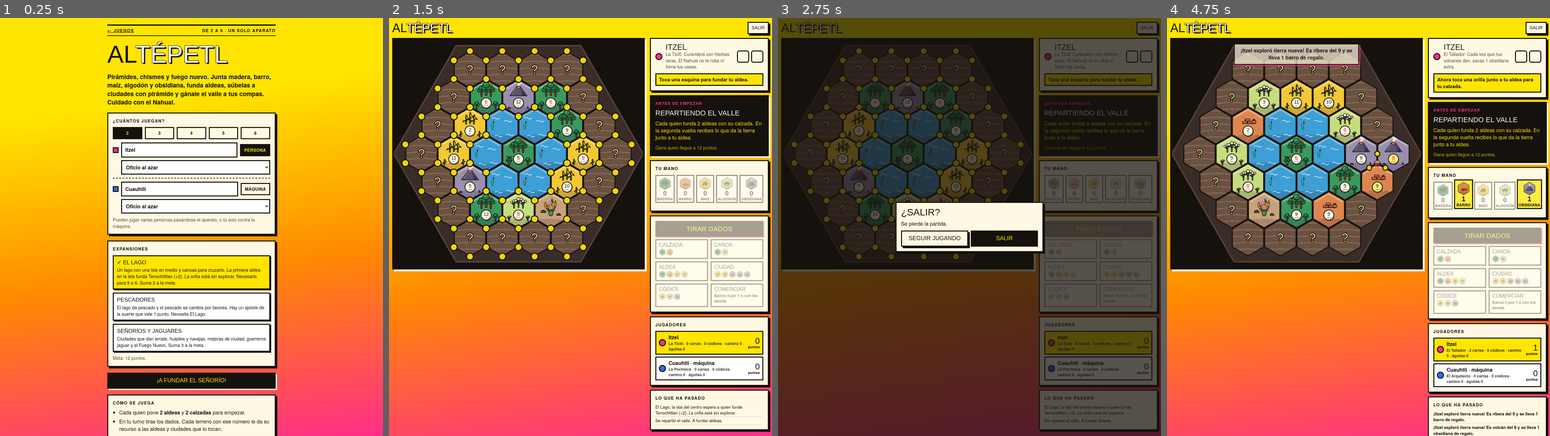
Above: before the commit, frames 1-4 (left to right).
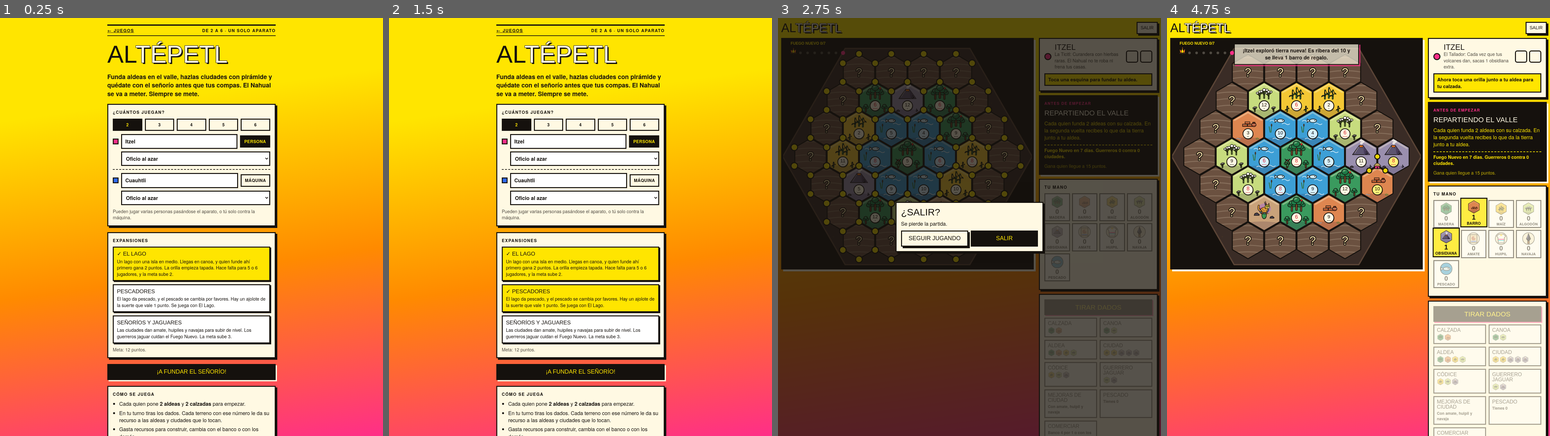
Above: after the commit, the same moments.

Repository: sbaidon/juegos
Game: browser game, page altepetl/index.html
Same seed, same stepped clock (60 frames per second), same inputs: the game is played once before the commit and once after it.
Inputs (mouse positions are in pixels of both pictures, inside the frame that each line leads up to; where the layout moved, square brackets give the same spot in the first picture):
- Up to frame 1 (0.25 s): no input
- Up to frame 2 (1.5 s): click (580, 390) [580, 373] at 0.27 s; click (580, 435) [519, 176] at 1.07 s; click (580, 298) at 1.27 s, where only the run after the commit has a clickable "PESCADORES El lago da pescado…"
- Up to frame 3 (2.75 s): click (935, 314) [858, 130] at 1.67 s; click (969, 373) at 1.87 s, where only the run after the commit has a clickable "¡A FUNDAR EL SEÑORÍO!"; click (958, 118) at 2.27 s; click "SALIR" at 2.47 s
- Up to frame 4 (4.75 s): click (1335, 197) at 2.87 s; click "SEGUIR JUGANDO" at 3.07 s; click (1235, 210) at 3.47 s; click "SALIR" at 3.67 s; click (1297, 105) at 4.07 s; click "SALIR" at 4.27 s; click "¡A FUNDAR EL SEÑORÍO!" at 4.52 s; click (1369, 164) at 4.67 s

The runs differ from the first frame. In frame 1, 18% of the frame differs, in the area x 28-73%, y 13-100%; in frame 2, 79%, in the area x 0-100%, y 0-100%; in frame 3, 14%; in frame 4, 22%.

Commit message:
Altépetl: rewrite the game text in plainer, more natural Spanish
Follows the unslop writing guide: no taglines in threes, rules as prose
instead of bold-header lists, fewer mid-sentence colons, clearer card
and log text.

Co-Authored-By: Claude Opus 5.5 <noreply@anthropic.com>
Claude-Session: https://claude.ai/code/session_015yd44Gp8ExuBr1vAG4t3ZC

Diff:
--- a/altepetl/index.html
+++ b/altepetl/index.html
@@ -4,7 +4,7 @@
 <meta charset="utf-8">
 <meta name="viewport" content="width=device-width, initial-scale=1">
 <title>Altépetl</title>
-<meta name="description" content="Pirámides, chismes y fuego nuevo. Funda aldeas, súbelas a ciudades y gánale el valle a tus compas.">
+<meta name="description" content="Juego de construir aldeas y ciudades en el México antiguo, para jugar con los compas en un solo aparato.">
 <link rel="preconnect" href="https://fonts.googleapis.com">
 <link rel="preconnect" href="https://fonts.gstatic.com" crossorigin>
 <link href="https://fonts.googleapis.com/css2?family=Bowlby+One&family=Chivo:wght@400;700;900&display=swap" rel="stylesheet">
@@ -199,7 +199,7 @@
 <main id="setup">
   <div class="kicker"><a href="../">← Juegos</a><span>De 2 a 6 · Un solo aparato</span></div>
   <h1>Al<span class="pop">tépetl</span></h1>
-  <p class="lead">Pirámides, chismes y fuego nuevo. Junta madera, barro, maíz, algodón y obsidiana, funda aldeas, súbelas a ciudades con pirámide y gánale el valle a tus compas. Cuidado con el Nahual.</p>
+  <p class="lead">Funda aldeas en el valle, hazlas ciudades con pirámide y quédate con el señorío antes que tus compas. El Nahual se va a meter. Siempre se mete.</p>
 
   <section class="panel">
     <h3>¿Cuántos juegan?</h3>
@@ -221,21 +221,16 @@
       <li>Cada quien pone <b>2 aldeas</b> y <b>2 calzadas</b> para empezar.</li>
       <li>En tu turno tiras los dados. Cada terreno con ese número le da su recurso a las aldeas y ciudades que lo tocan.</li>
       <li>Gasta recursos para construir, cambia con el banco o con los demás.</li>
-      <li>Si sale <b>7</b> se aparece el Nahual: quien tenga más de 7 cartas tira la mitad, y tú lo mueves para frenar un terreno y robar una carta.</li>
+      <li>Si sale <b>7</b> se aparece el Nahual. Quien tenga más de 7 cartas tira la mitad. Luego tú lo mandas a un terreno, que deja de producir, y le robas una carta a alguien de ahí.</li>
       <li>Aldea 1 punto, ciudad 2, Gran Calzada 2 (5 caminos seguidos o más), Ejército Águila 2 (3 guerreros águila o más). La meta depende de las expansiones.</li>
     </ul>
-    <h3>Lo que lo hace distinto</h3>
-    <ul class="rules">
-      <li><b>Noticias de la ronda.</b> Cada ronda pasa algo: Tláloc de malas, día de tianguis, eclipse, fiesta de Xochipilli y más.</li>
-      <li><b>El mapa se mueve.</b> Un temblor revuelve los números y puede nacer un volcán en el malpaís.</li>
-      <li><b>Oficios.</b> Cada quien tiene un poder: el Tameme, el Tallador de Obsidiana, la Pochteca, la Ticitl, el Arquitecto o el Astrónomo.</li>
-    </ul>
+    <h3>Lo que cambia</h3>
+    <p>Cada ronda sale una noticia. A veces Tláloc anda de malas y no hay maíz, a veces es día de tianguis y todo sale más barato. El mapa tampoco se queda quieto. Un temblor puede revolver los números, y en el malpaís puede nacer un volcán.</p>
+    <p>Además cada quien juega con un oficio. La Pochteca regatea mejor con el banco, el Astrónomo nunca tira cartas con el 7, y el Arquitecto hace ciudades más baratas aunque ninguna le quede derecha.</p>
     <h3>Expansiones</h3>
-    <ul class="rules">
-      <li><b>El Lago.</b> Un lago con una isla en medio. Llegas con canoas, y quien funde la primera aldea en la isla funda Tenochtitlan (+2). La orilla del mapa está sin explorar: quien llega primero se lleva un regalito. Hasta 6 jugadores.</li>
-      <li><b>Pescadores.</b> El lago tiene números y da pescado. El pescado se cambia por favores: correr al Nahual, robar, recursos, canoas o códices. Y por ahí nada un ajolote de la suerte.</li>
-      <li><b>Señoríos y Jaguares.</b> Las ciudades dan amate, huipiles y navajas. Con eso subes tu Calmécac, tu Tianguis y tu Casa de Guerreros. Cada vez que salen dobles, avanza el calendario. Al terminar el ciclo hay que prender el Fuego Nuevo: si hay más ciudades que guerreros jaguar, se apagan ciudades.</li>
-    </ul>
+    <p>El Lago pone un lago con una isla en medio. Al agua entras en canoa, y quien funde la primera aldea en la isla funda Tenochtitlan y gana 2 puntos. La orilla del mapa empieza tapada, y quien llega primero a un terreno tapado se lleva uno de ese recurso. Con El Lago pueden jugar hasta 6.</p>
+    <p>Pescadores le pone números al lago, y el lago da pescado. El pescado lo cambias por favores, como correr al Nahual o sacar un códice. También nada por ahí un ajolote que vale 1 punto, pero con cada 7 se va con quien vaya perdiendo.</p>
+    <p>Señoríos y Jaguares hace que las ciudades den amate, huipiles y navajas, y con eso subes de nivel tu Calmécac, tu Tianguis o tu Casa de Guerreros. Cada vez que alguien saca dobles, el calendario avanza un día. Al final hay que prender el Fuego Nuevo. Si hay más ciudades que guerreros, a quien menos defendió se le apaga una ciudad.</p>
     <h3>Lo que cuesta</h3>
     <div class="costs" id="costList"></div>
   </section>
@@ -336,7 +331,7 @@
   var OFICIOS = {
     tameme: { name: "El Tameme", desc: "Carga todo en la espalda. Tus calzadas y canoas cuestan solo 1 madera." },
     tallador: { name: "El Tallador", desc: "Cada vez que tus volcanes dan, sacas 1 obsidiana extra." },
-    pochteca: { name: "La Pochteca", desc: "Comerciante de largo camino. Cambias con el banco 1 más barato." },
+    pochteca: { name: "La Pochteca", desc: "Le cambias al banco un punto más barato. Regateas hasta con tu mamá." },
     ticitl: { name: "La Ticitl", desc: "Curandera con hierbas raras. El Nahual no te roba ni frena tus casas." },
     arquitecto: { name: "El Arquitecto", desc: "Ya hizo tres pirámides y ninguna derecha. Tus ciudades cuestan 1 obsidiana menos." },
     astronomo: { name: "El Astrónomo", desc: "Cuando sale 7 nunca tiras cartas. Estaba viendo las estrellas." }
@@ -344,7 +339,7 @@
   var OFICIO_IDS = Object.keys(OFICIOS);
   var ENC = {
     aguila: { name: "Guerrero Águila", desc: "Corre al Nahual a otro terreno y roba 1 carta ahí. Cuenta para tu ejército." },
-    templo: { name: "Templo chiquito", desc: "Vale 1 punto. Los dioses están contentos. Nadie más lo ve." },
+    templo: { name: "Templo chiquito", desc: "Vale 1 punto y nadie más sabe que lo tienes." },
     tamemes: { name: "Cuadrilla de tamemes", desc: "Construye 2 calzadas o canoas gratis." },
     tributo: { name: "Tributo", desc: "Toma 2 recursos del banco, los que quieras." },
     chisme: { name: "Chisme del tianguis", desc: "Elige un recurso. Todos te dan los que tengan de ese, de pura vergüenza." }
@@ -358,7 +353,7 @@
     eclipse: { name: "Eclipse", text: "Todos se escondieron debajo del petate. Un terreno no produce esta ronda." },
     temblor: { name: "Tembló", text: "Se cayeron los letreros. Dos números cambian de lugar para siempre." },
     volcan: { name: "¡Nació un volcán!", text: "Salió de la nada en la parcela de un señor. El malpaís ahora es volcán." },
-    fiesta: { name: "Fiesta de Xochipilli", text: "Flores, música y tamales. Todos reciben 1 recurso al azar. Quien tiene ciudad recibe 2." },
+    fiesta: { name: "Fiesta de Xochipilli", text: "Hubo tamales para todos. Todos reciben 1 recurso al azar. Quien tiene ciudad recibe 2." },
     hambre: { name: "Nahual con antojo", text: "Esta ronda el Nahual roba 2 cartas en vez de 1." },
     pochtecas: { name: "Llegaron los pochtecas", text: "Esta ronda calzadas y canoas cuestan solo 1 madera." },
     tributo: { name: "Tributo del señorío vecino", text: "Quien va hasta abajo en puntos recibe 2 recursos al azar." },
@@ -780,9 +775,9 @@
     $("game").classList.remove("hidden");
     $("log").innerHTML = "";
     log("Se repartió el valle. A fundar aldeas.");
-    if (opts.lago) log("El Lago: la isla del centro espera a quien funde Tenochtitlan (+2). La orilla está sin explorar.");
-    if (opts.pesca) log("Pescadores: el lago da pescado. Y anda suelto un ajolote de la suerte.");
-    if (opts.senorios) log("Señoríos: cada vez que salen dobles, avanza el calendario del Fuego Nuevo.");
+    if (opts.lago) log("Hay un lago. La isla del centro espera a quien funde Tenochtitlan (+2), y la orilla del mapa sigue tapada.");
+    if (opts.pesca) log("El lago da pescado, y anda suelto un ajolote de la suerte.");
+    if (opts.senorios) log("Cada vez que salgan dobles, el calendario del Fuego Nuevo avanza un día.");
     resize();
     setupTurn();
   }
@@ -1088,7 +1083,7 @@
   function moveFuego(d) {
     if (!G.opts.senorios) return;
     G.fuego = Math.max(0, G.fuego + d);
-    if (d > 0) log("El calendario avanza: " + Math.min(G.fuego, FUEGO_MAX) + " de " + FUEGO_MAX + ".");
+    if (d > 0) log("El calendario va en " + Math.min(G.fuego, FUEGO_MAX) + " de " + FUEGO_MAX + ".");
     if (G.fuego >= FUEGO_MAX) newFire();
   }
   function newFire() {
@@ -1113,7 +1108,7 @@
       text = "Guerreros (" + def + ") contra " + att + " ciudades. No alcanzó. A " + lose.map(function (i) { return P(i).name; }).join(" y ") + " se le apagó el fogón y una ciudad vuelve a aldea.";
       dirty = true;
     }
-    log(title + ": " + text, true);
+    log(title + ". " + text, true);
     bannerText("Ciclo " + G.fuegos, title, text);
     updateAwards();
   }
@@ -1220,13 +1215,13 @@
     var t = G.encDeck.pop();
     p.cards.push({ t: t, turn: G.turnCount });
     log(p.name + " se lleva un códice.");
-    if (!p.bot) toast("Te salió: " + ENC[t].name);
+    if (!p.bot) toast("Te salió " + ENC[t].name);
     afterAction();
   }
   function buyJaguar() {
     var p = P(); pay(p, costOf(G.cur, "jaguar"));
     p.jaguars++;
-    log(p.name + " entrena un guerrero jaguar. Defensa: " + defense(G.cur) + ".");
+    log(p.name + " entrena un guerrero jaguar. Ya tiene " + defense(G.cur) + " de defensa.");
     afterAction();
   }
   function improve(k) {
@@ -1260,7 +1255,7 @@
   function useFish(id, choice) {
     var p = P(), f = FISH.filter(function (x) { return x.id === id; })[0];
     p.fish -= f.n;
-    log(p.name + " cambia " + f.n + " pescados: " + f.name + ".");
+    log(p.name + " usa " + f.n + " pescados para " + f.name.toLowerCase() + ".");
     if (id === "ahuyentar") { startChupa(G.phase, true); return; }
     if (id === "robar") { chooseVictim(choice, function () { afterAction(); }); return; }
     if (id === "recurso") { p.res[choice]++; bumpHand = true; }
@@ -1829,9 +1824,9 @@
   var count = 2, rows = [], lastCfg = null, lastOpts = null, exp = { lago: true, pesca: false, senorios: false };
   for (var i = 0; i < 6; i++) rows.push({ name: DEFAULT_NAMES[i], bot: i > 0, oficio: "azar" });
   var EXP = [
-    ["lago", "El Lago", "Un lago con una isla en medio y canoas para cruzarlo. La primera aldea en la isla funda Tenochtitlan (+2). La orilla está sin explorar. Necesario para 5 o 6. Suma 2 a la meta."],
-    ["pesca", "Pescadores", "El lago da pescado y el pescado se cambia por favores. Hay un ajolote de la suerte que vale 1 punto. Necesita El Lago."],
-    ["senorios", "Señoríos y Jaguares", "Ciudades que dan amate, huipiles y navajas, mejoras de ciudad, guerreros jaguar y el Fuego Nuevo. Suma 3 a la meta."]
+    ["lago", "El Lago", "Un lago con una isla en medio. Llegas en canoa, y quien funde ahí primero gana 2 puntos. La orilla empieza tapada. Hace falta para 5 o 6 jugadores, y la meta sube 2."],
+    ["pesca", "Pescadores", "El lago da pescado, y el pescado se cambia por favores. Hay un ajolote de la suerte que vale 1 punto. Se juega con El Lago."],
+    ["senorios", "Señoríos y Jaguares", "Las ciudades dan amate, huipiles y navajas para subir de nivel. Los guerreros jaguar cuidan el Fuego Nuevo. La meta sube 3."]
   ];
   function drawSetup() {
     if (count > 4) exp.lago = true;
--- a/index.html
+++ b/index.html
@@ -63,7 +63,7 @@
   <a class="game" href="altepetl/">
     <div class="tags"><span class="tag">En persona o vs. máquina</span><span class="tag">2 a 6</span><span class="tag">Un solo aparato</span></div>
     <h2>Altépetl</h2>
-    <p>Pirámides, chismes y fuego nuevo. Funda aldeas en el valle, cruza el lago en canoa y cuídate del Nahual. Con 3 expansiones.</p>
+    <p>Funda aldeas en el valle y hazlas ciudades con pirámide antes que tus compas. Si quieren más, súmenle el lago, los pescadores y los guerreros jaguar.</p>
     <span class="go">Entrar a fundar →</span>
   </a>
 
